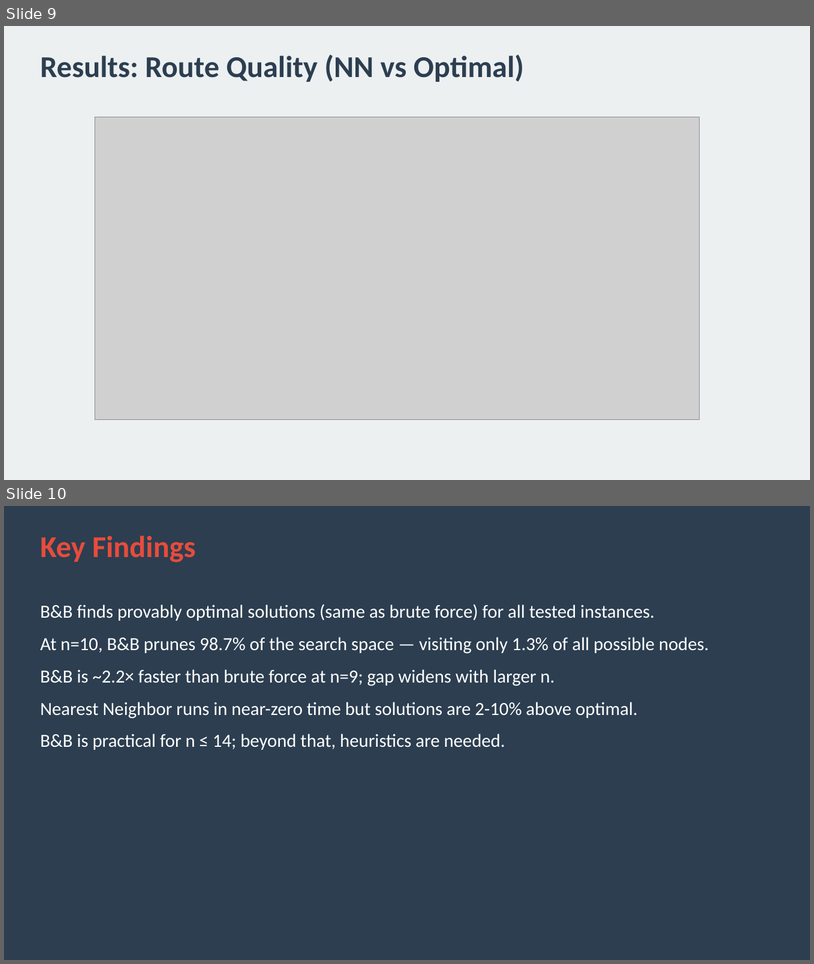
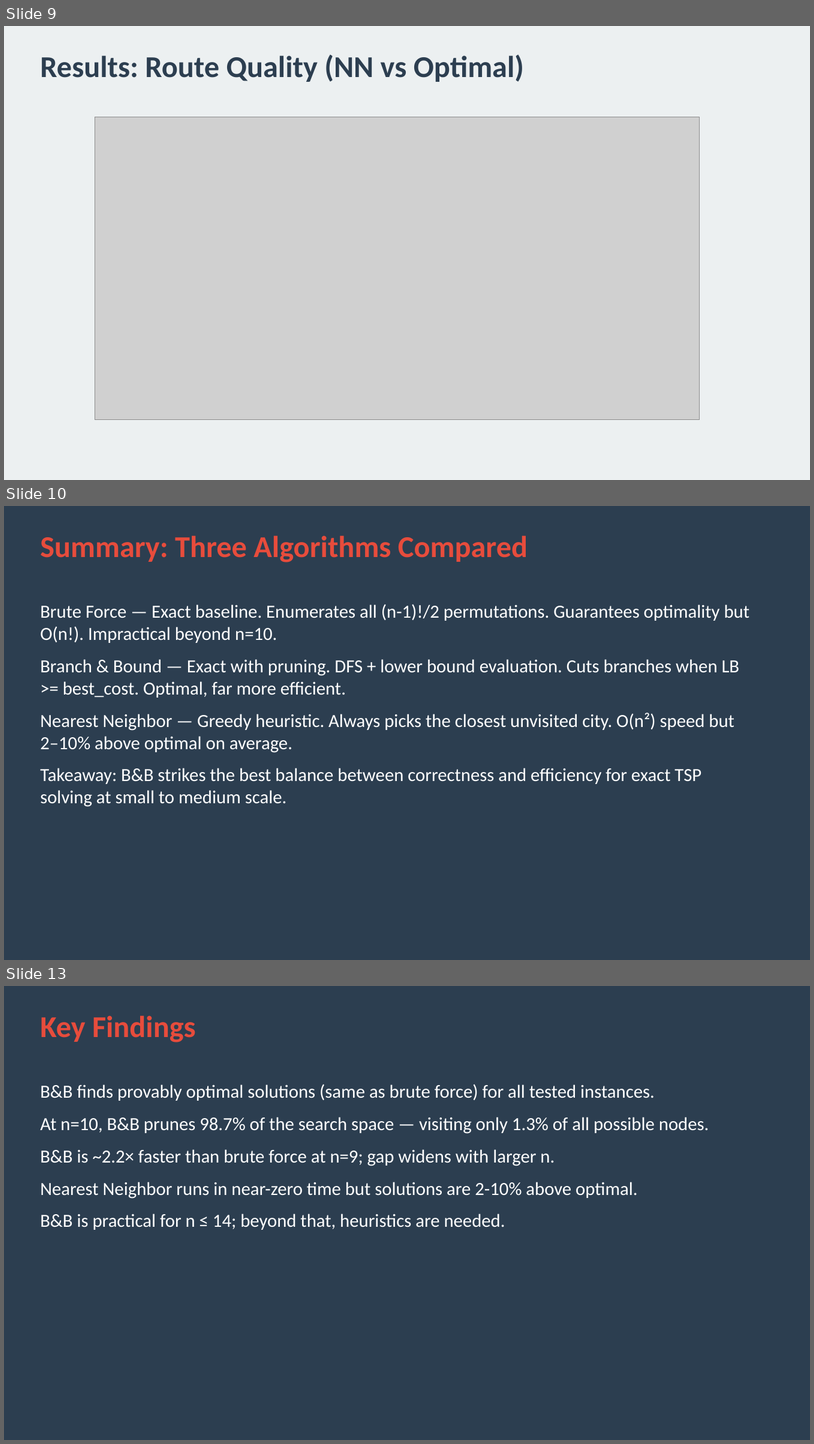
Before and after one commit to kordiaz666/TSP-KCLsummerschool, a slide deck: member4_visualization_report/tsp_bb_presentation.pptx. Shown one above the other, each under a label of ours: slides 9 and 10 before the commit, slides 9, 10 and 13 after it; the slides between them are not shown. The pictures are 814x964 and 814x1444 pixels, drawn with LibreOffice and Linux fonts; fonts in the diff are those of the drawing; grey boxes stand for pictures. Boxes give left, top, right and bottom in pixels: in the first picture for what was removed or moved away, otherwise in the second. Text is boxed around its words. In the diff, an @@ line names an element or a change of style, - is before the commit and + after.

Commit message:
Add Summary chapter slides (3 new slides: algorithms recap, results table, conclusions) + summary_chapter.md

```diff
--- a/member4_visualization_report/tsp_bb_presentation.pptx
+++ b/member4_visualization_report/tsp_bb_presentation.pptx
@@ slide 10 added at [4, 506, 810, 960], background #2C3E50 @@
@@ text added at [40, 535, 528, 562], 36 pt, text #E74C3C, bold @@
+Summary: Three Algorithms Compared
@@ text added at [40, 604, 750, 807], 22 pt, text #FFFFFF @@
+Brute Force — Exact baseline. Enumerates all (n-1)!/2 permutations. Guarantees optimality but O(n!). Impractical beyond n=10.
+Branch & Bound — Exact with pruning. DFS + lower bound evaluation. Cuts branches when LB >= best_cost. Optimal, far more efficient.
+Nearest Neighbor — Greedy heuristic. Always picks the closest unvisited city. O(n²) speed but 2–10% above optimal on average.
+Takeaway: B&B strikes the best balance between correctness and efficiency for exact TSP solving at small to medium scale.
@@ what was slide 10 is now slide 13 @@
```
Also in this commit, not shown: 2 other slides added, 2 other files.
